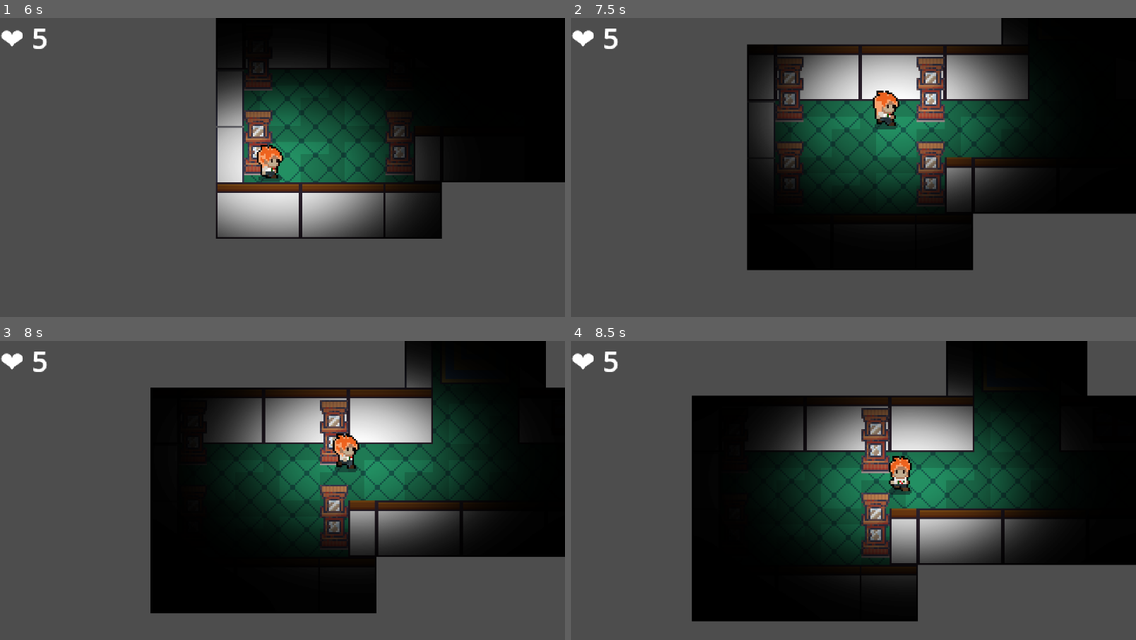
Above: before the commit, frames 1-4 (two rows, left to right).
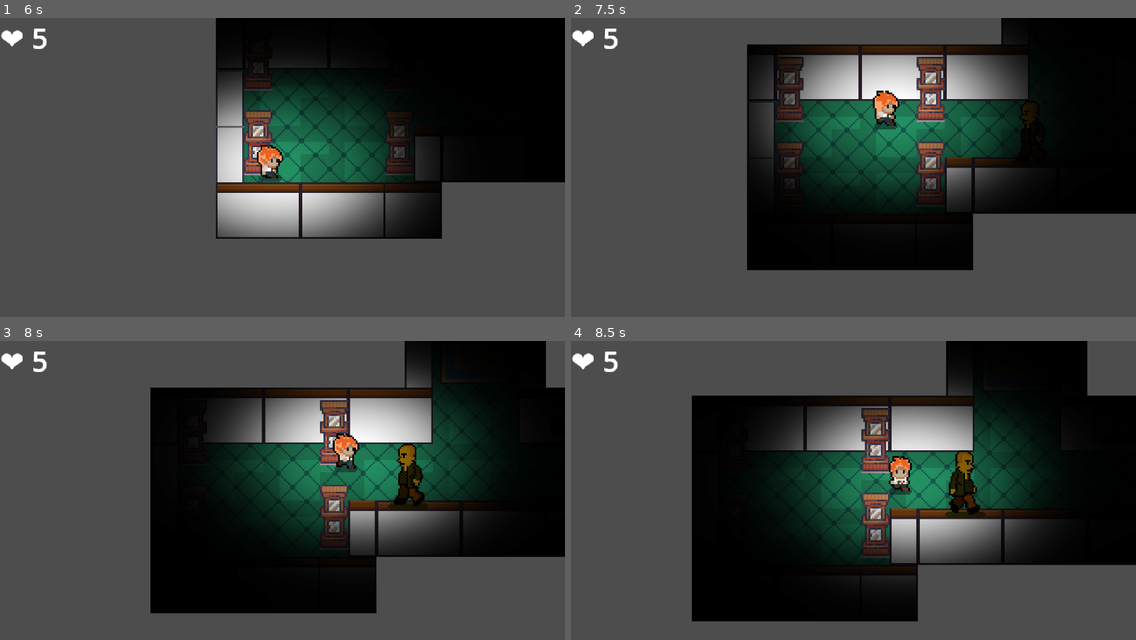
Above: after the commit, the same moments.

Repository: Davi-info/institute-of-evil---game
Game: Godot game, scene res://levels/level_1.tscn
The game is run twice, just before and just after one commit, with the same random seed, the same clock (stepped at 60 frames per second) and the same inputs. This scene is started directly instead of the project's main scene.
Inputs (mouse positions are in pixels of both pictures, inside the frame that each line leads up to):
- Up to frame 1 (6 s): tap Enter at 0.5 s; move the mouse to (406, 161) at 0.52 s; hold D (move_right) 0.53-1.28 s; move the mouse to (169, 191) at 1.27 s; hold S (move_down) 1.28-2.03 s; move the mouse to (339, 107) at 2.02 s; hold D (move_right) 2.03-2.78 s; move the mouse to (254, 239) at 2.77 s; hold W (move_up) 2.78-3.53 s; move the mouse to (452, 224) at 3.52 s; hold A (move_left) 3.53-5.03 s; move the mouse to (113, 128) at 4.27 s; move the mouse to (310, 176) at 5.02 s; hold S (move_down) 5.03-5.78 s; move the mouse to (197, 98) at 5.77 s; hold D (move_right) from 5.78 s (still down)
- Up to frame 2 (7.5 s): move the mouse to (977, 161) at 6.52 s; release D (move_right) at 6.53 s; hold W (move_up) 6.53-7.28 s; move the mouse to (740, 191) at 7.27 s; hold D (move_right) from 7.28 s (still down)
- Up to frame 3 (8 s): keep holding D (move_right)
- Up to frame 4 (8.5 s): move the mouse to (910, 430) at 8.02 s; release D (move_right) at 8.03 s; hold S (move_down) from 8.03 s (still down)

Frame 1 is identical in both runs. In frame 2, less than 0.1% of the frame differs, in the area x 79-82%, y 28-41%; in frame 3, 0.9%; in frame 4, 0.9%, in the area x 66-74%, y 36-59%.

Commit message:
Melhora patrulha dos inimigos

Diff:
--- a/characters/scenes/inimigo_fase1.tscn
+++ b/characters/scenes/inimigo_fase1.tscn
@@ -400,5 +400,11 @@
 volume_db = -15.0
 attenuation = 1.93187
 
+[node name="Waypoints" type="Node2D" parent="."]
+
+[node name="Point1" type="Marker2D" parent="Waypoints"]
+
+[node name="Point2" type="Marker2D" parent="Waypoints"]
+
 [connection signal="body_entered" from="DetectionArea" to="." method="_on_detection_area_body_entered"]
 [connection signal="body_exited" from="DetectionArea" to="." method="_on_detection_area_body_exited"]
--- a/characters/scripts/inimigo.gd
+++ b/characters/scripts/inimigo.gd
@@ -13,16 +13,19 @@
 var ja_falou: bool = false
 var _state_machine
 var _player_ref = null
-var _wander_direction := Vector2.ZERO
-var _wander_timer := 0.0
+
+@export var waypoints_path: NodePath = ^"Waypoints"
+var _patrol_index = 0
+var _patrol_points: Array[Vector2] = []
+var _patr#const WANDER_INTERVAL := 2.0ol_index := 0
+const POINT_THRESHOLD := 4.0   # distância para “chegou”
 
 @export_category('Objects')
 @export var _texture : Sprite2D = null
 @export var _animation : AnimationPlayer = null
 @export var _animation_tree: AnimationTree = null
 
-const SPEED := 30.0
-const WANDER_INTERVAL := 2.0
+const SPEED := 20.0
 
 func _ready() -> void:
 	if _animation_tree == null:
@@ -31,6 +34,14 @@
 		push_error("AnimationTree is not assigned and could not be found as a child.")
 		return
 	_state_machine = _animation_tree["parameters/playback"]
+	# Carregar pontos de patrulha
+	var wp_parent := get_node_or_null(waypoints_path)
+	if wp_parent:
+		for child in wp_parent.get_children():
+			if child is Node2D:
+				_patrol_points.append(child.global_position)
+	if _patrol_points.is_empty():
+		push_error("Nenhum waypoint encontrado! Adicione Position2D dentro de Waypoints.")
 
 func _on_detection_area_body_entered(_body: Node2D) -> void:
 	if _body.is_in_group('player'):
@@ -71,12 +82,50 @@
 
 	match state:
 		PATROLLING:
-			_wander_timer -= delta
-			if _wander_timer <= 0.0:
-				_wander_timer = WANDER_INTERVAL
-				_wander_direction = Vector2(randf_range(-1, 1), randf_range(-1, 1)).normalized()
+			if _patrol_points.is_empty():
+				velocity = Vector2.ZERO
+			else:
+				var target := _patrol_points[_patrol_index]
+				move_dir = global_position.direction_to(target)
+				velocity = move_dir * (SPEED * 0.5)
 
-			move_dir = _wander_direction
+				if global_position.distance_to(target) < POINT_THRESHOLD:
+					_patrol_index = (_patrol_index + 1) % _patrol_points.size()
+
+			if _player_ref and not _player_ref.is_dead:
+				state = CHASING
+
+		CHASING:
+			if _player_ref and not _player_ref.is_dead:
+				move_dir = global_position.direction_to(_player_ref.global_position)
+				var distance = global_position.distance_to(_player_ref.global_position)
+
+				if distance < 20:
+					_player_ref.die()
+					velocity = Vector2.ZERO
+					move_and_slide()
+					return
+
+				velocity = move_dir * SPEED
+			else:
+				state = SEARCHING
+				search_timer = SEARCH_DURATION
+
+		SEARCHING:
+			search_timer -= delta
+			if search_timer <= 0:
+				state = PATROLLING
+
+		IDLE:
+			velocity = Vector2.ZERO
+
+	# Aplica movimento e animação com a direção final calculada
+	move_and_slide()
+	_animate(move_dir)
+
+
+	match state:
+		PATROLLING:
 			velocity = move_dir * (SPEED * 0.5)
 
 			if _player_ref and not _player_ref.is_dead:
@@ -120,13 +169,6 @@
 		move_dir = to_player
 		velocity = move_dir * SPEED
 	else:
-		# Wander randomly
-		_wander_timer -= delta
-		if _wander_timer <= 0.0:
-			_wander_timer = WANDER_INTERVAL
-			_wander_direction = Vector2(randf_range(-1, 1), randf_range(-1, 1)).normalized()
-
-		move_dir = _wander_direction
 		velocity = move_dir * (SPEED * 0.5)
 
 	move_and_slide()
@@ -134,8 +176,10 @@
 
 func _animate(move_dir: Vector2) -> void:
 	if move_dir.length() > 0.1:
-		_animation_tree.set("parameters/Idle/blend_position", move_dir)
-		_animation_tree.set("parameters/walk/blend_position", move_dir)
+		var dir = move_dir.normalized()
+		_animation_tree.set("parameters/Idle/blend_position", dir)
+		_animation_tree.set("parameters/walk/blend_position", dir)
 		_state_machine.travel("walk")
 	else:
 		_state_machine.travel("idle")
+	print("Direção animação: ", move_dir)
--- a/levels/level_1.tscn
+++ b/levels/level_1.tscn
@@ -5489,13 +5489,31 @@
 position = Vector2(48, 45)
 
 [node name="inimigo" parent="." instance=ExtResource("14_vjtdm")]
-position = Vector2(-308, -249)
+position = Vector2(-317, -180)
+
+[node name="Point1" parent="inimigo/Waypoints" index="0"]
+position = Vector2(0, 13)
+
+[node name="Point2" parent="inimigo/Waypoints" index="1"]
+position = Vector2(130, 15)
 
 [node name="inimigo2" parent="." instance=ExtResource("14_vjtdm")]
-position = Vector2(124, -514)
+position = Vector2(87, -492)
+
+[node name="Point1" parent="inimigo2/Waypoints" index="0"]
+position = Vector2(-19, 3)
+
+[node name="Point2" parent="inimigo2/Waypoints" index="1"]
+position = Vector2(157, 5)
 
 [node name="inimigo3" parent="." instance=ExtResource("14_vjtdm")]
-position = Vector2(554, -247)
+position = Vector2(568, -215)
+
+[node name="Point1" parent="inimigo3/Waypoints" index="0"]
+position = Vector2(1, -8)
+
+[node name="Point2" parent="inimigo3/Waypoints" index="1"]
+position = Vector2(2, 102)
 
 [node name="acc" parent="." instance=ExtResource("15_bgw3c")]
 visible = false
@@ -5527,7 +5545,25 @@
 [node name="MusicControllerLvl" parent="." instance=ExtResource("18_oqlok")]
 
 [node name="inimigo4" parent="." instance=ExtResource("14_vjtdm")]
-position = Vector2(167, -145)
+position = Vector2(233, -118)
+
+[node name="Point1" parent="inimigo4/Waypoints" index="0"]
+position = Vector2(50, 15)
+
+[node name="Point2" parent="inimigo4/Waypoints" index="1"]
+position = Vector2(-179, 16)
 
 [node name="inimigo5" parent="." instance=ExtResource("14_vjtdm")]
 position = Vector2(367, 14)
+
+[node name="Point1" parent="inimigo5/Waypoints" index="0"]
+position = Vector2(-119, 21)
+
+[node name="Point2" parent="inimigo5/Waypoints" index="1"]
+position = Vector2(-244, 19)
+
+[editable path="inimigo"]
+[editable path="inimigo2"]
+[editable path="inimigo3"]
+[editable path="inimigo4"]
+[editable path="inimigo5"]
--- a/levels/test_level.tscn
+++ b/levels/test_level.tscn
@@ -87,7 +87,16 @@
 position = Vector2(26, 50)
 
 [node name="inimigo" parent="." instance=ExtResource("2_x25rp")]
-position = Vector2(183, 20)
+position = Vector2(184, 18)
+
+[node name="AnimationTree" parent="inimigo" index="2"]
+parameters/walk/blend_position = Vector2(0, -0.978022)
+
+[node name="Point1" parent="inimigo/Waypoints" index="0"]
+position = Vector2(0, 56)
+
+[node name="Point2" parent="inimigo/Waypoints" index="1"]
+position = Vector2(114, 58)
 
 [node name="AnimationTree" type="AnimationTree" parent="."]
 tree_root = SubResource("AnimationNodeStateMachine_8hjdj")
@@ -95,3 +104,5 @@
 parameters/death/blend_position = Vector2(0, 0.967033)
 parameters/idle/blend_position = Vector2(0, 0)
 parameters/walk/blend_position = Vector2(0, 0)
+
+[editable path="inimigo"]
